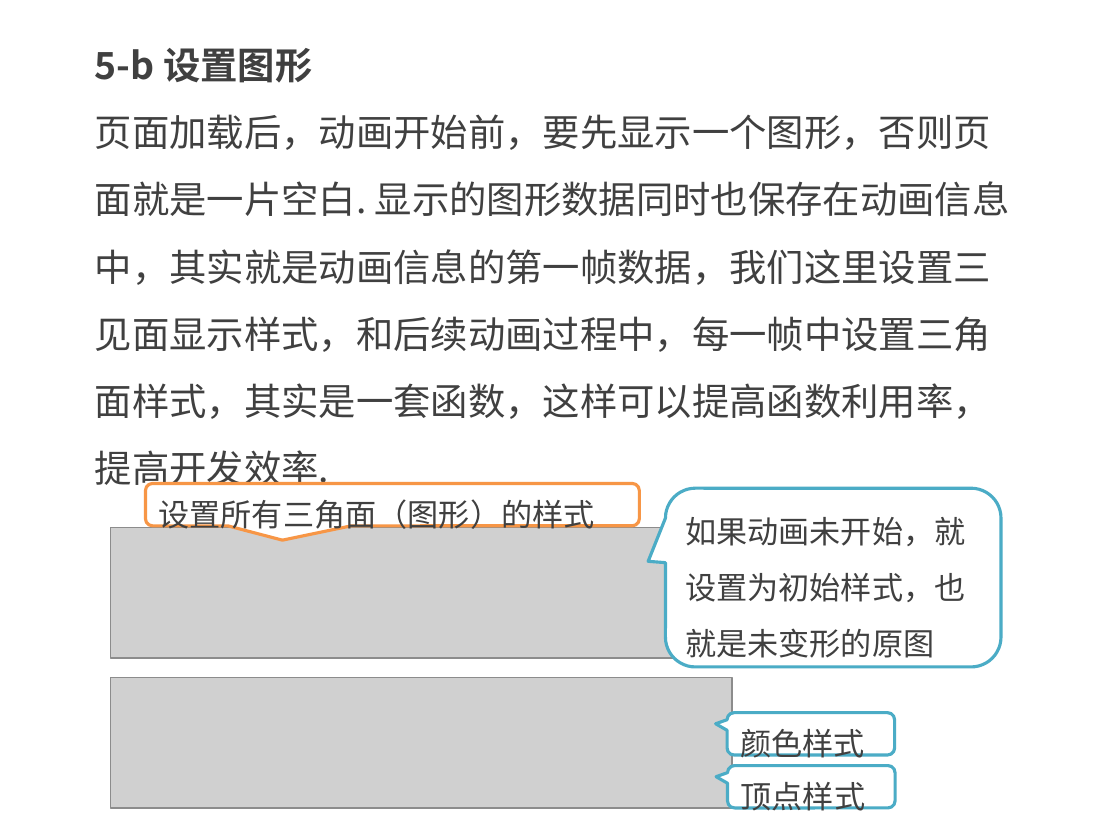
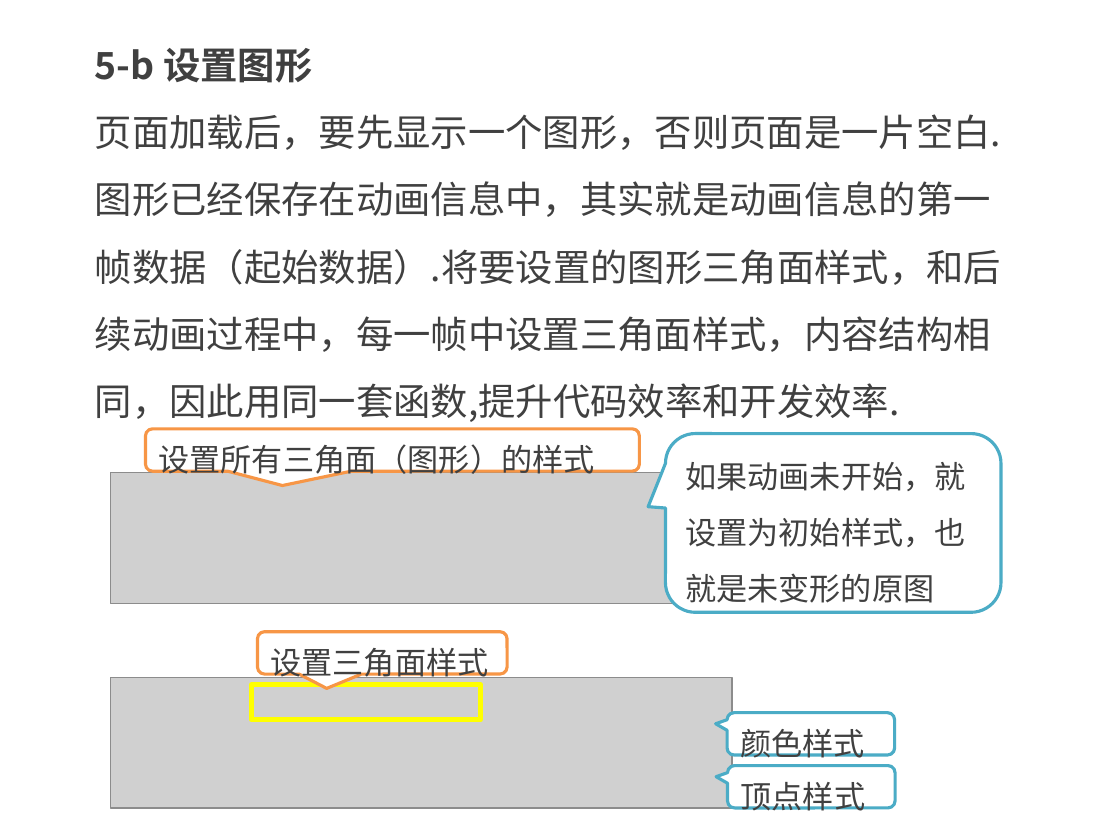
Before and after one commit to kong66/webAni, a slide deck: slide 16 of 23-svg-low-poly-transform/23.pptx. Drawn at 1120x840 pixels with LibreOffice and Linux fonts; fonts in the diff are those of the drawing; grey boxes stand for pictures. Boxes give left, top, right and bottom in pixels: in the first picture for what was removed or moved away, otherwise in the second. Text is boxed around its words. In the diff, an @@ line names an element or a change of style, - is before the commit and + after.

```diff
--- a/23-svg-low-poly-transform/23.pptx
+++ b/23-svg-low-poly-transform/23.pptx
@@ text at [95, 114, 1001, 422]: text changed @@
-页面加载后，动画开始前，要先显示一个图形，否则页面就是一片空白. 显示的图形数据同时也保存在动画信息中，其实就是动画信息的第一帧数据，我们这里设置三见面显示样式，和后续动画过程中，每一帧中设置三角面样式，其实是一套函数，这样可以提高函数利用率，提高开发效率.
+页面加载后，要先显示一个图形，否则页面是一片空白. 图形已经保存在动画信息中，其实就是动画信息的第一帧数据（起始数据）.将要设置的图形三角面样式，和后续动画过程中，每一帧中设置三角面样式，内容结构相同，因此用同一套函数,提升代码效率和开发效率.
@@ 2 rounded speech boxes, 1 picture: place and size @@
-2 rounded speech boxes, 1 picture at [110, 484, 1001, 668]
+2 rounded speech boxes, 1 picture at [110, 429, 1001, 613]
@@ rounded speech box added at [258, 632, 507, 674], fill #FFFFFF, outline #F79646 2 pt, 20 pt, text #404040 @@
+设置三角面样式
@@ rectangle added at [251, 684, 480, 719], outline #FFFF00 3 pt @@
```
Also in this commit, not shown: 20 other slides changed, 2 slides added, 1 slide removed, 2 other files.
